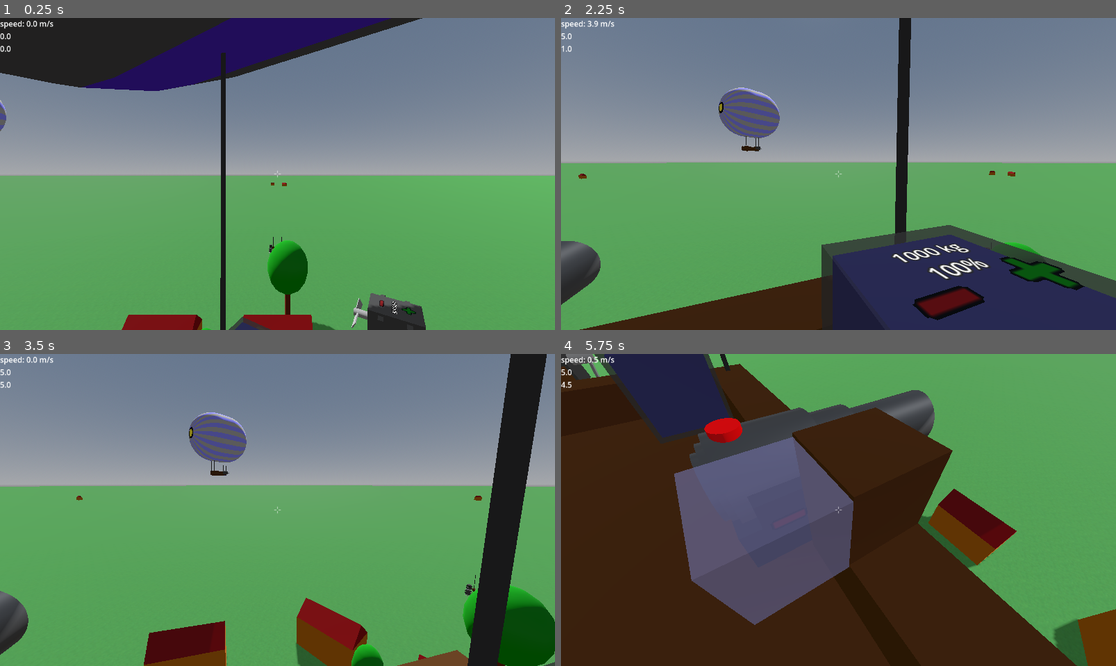
Above: before the commit, frames 1-4 (two rows, left to right).
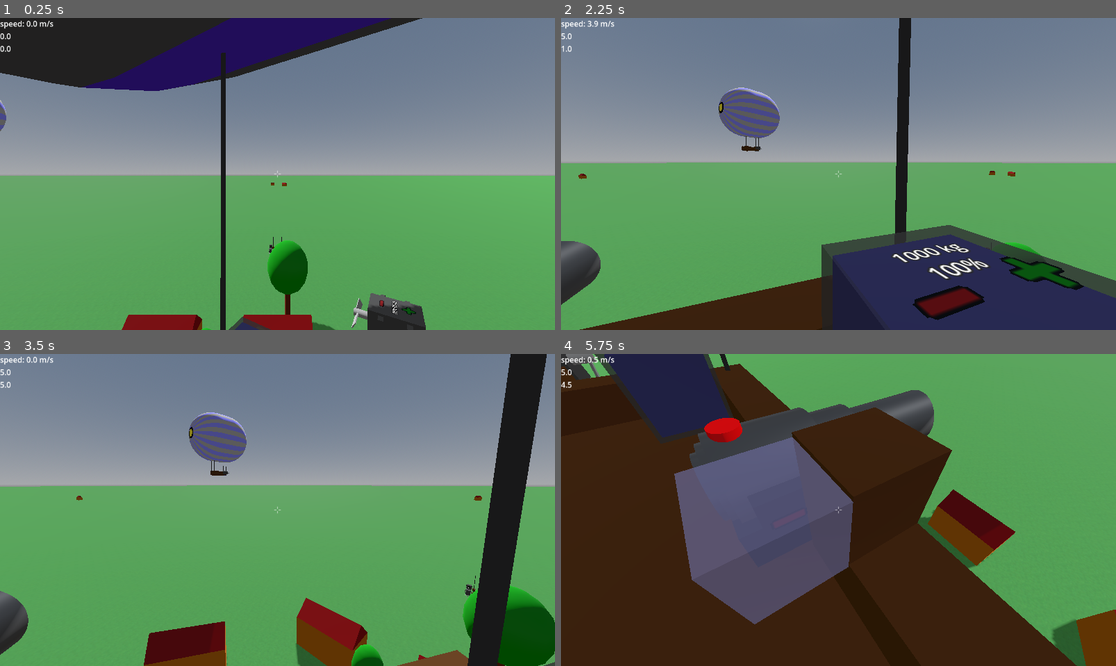
Above: after the commit, the same moments.

Repository: jmdejong/airships
Game: Godot game, scene res://scenes/world.tscn
Same seed, same stepped clock (60 frames per second), same inputs: the game is played once before the commit and once after it.
Inputs (mouse positions are in pixels of both pictures, inside the frame that each line leads up to):
- Up to frame 1 (0.25 s): no input
- Up to frame 2 (2.25 s): move the mouse to (960, 158) at 0.52 s; hold D (right) 0.53-1.28 s; click (960, 158) at 0.6 s; move the mouse to (810, 174) at 1.27 s; hold W (forwards) from 1.28 s (still down); tap Mouse wheel down (rotate_left) at 1.35 s; move the mouse to (849, 167) at 2.02 s; tap Mouse wheel up (rotate_right) at 2.1 s
- Up to frame 3 (3.5 s): keep holding W (forwards); move the mouse to (271, 516) at 2.77 s; tap Shift (sprint) at 2.85 s; click (271, 516) at 2.92 s
- Up to frame 4 (5.75 s): move the mouse to (877, 513) at 3.52 s; tap B (toggle_build) at 3.6 s; release W (forwards) at 4.25 s; drag from (1093, 391) to (755, 432) at 4.27 s; move the mouse to (844, 510) at 5.02 s; hold W (forwards) from 5.03 s (still down); click (844, 510) at 5.1 s

The runs differ from the first frame. In frame 1, less than 0.1% of the frame differs, in the area x 42-72%, y 16-96%; in frame 2, less than 0.1%; in frame 3, 0.1%; in frame 4, 0.5%, in the area x 1-100%, y 0-100%.

Commit message:
better thrust equation

Diff:
--- a/code/airship.gd
+++ b/code/airship.gd
@@ -4,6 +4,7 @@
 var displaced_volume: float
 var center_of_volume: Vector3
 var forces: Array[Force]
+const drag_coefficient: float = 0.5
 var drag_area_coefficient: float
 static var CompositeComponent = preload("res://scenes/components/composite.tscn")
 
@@ -25,7 +26,7 @@
 	self.mass = max(0.01, $Components.mass())
 	self.displaced_volume = $Components.displaced_volume()
 	self.forces = $Components.forces()
-	self.drag_area_coefficient = pow(self.displaced_volume, 2.0/3.0) * 2.0
+	self.drag_area_coefficient = pow(self.displaced_volume, 2.0/3.0) * drag_coefficient
 	set_shapes()
 	#prints("m:", mass, "v", displaced_volume, "d", self.drag_area_coefficient)
 	$CenterOfMassMarker.position = center_of_mass
@@ -44,9 +45,12 @@
 	var displaced_air_mass := displaced_volume * air_density
 	var weight := mass - displaced_air_mass
 	apply_force(-displaced_air_mass * Atmosphere.gravity_vec(), to_global(center_of_volume) - global_position)
-	for force: Force in forces:
-		var global_force: Force = force.transformed(global_transform)
-		apply_force(global_force.direction, global_force.pos - global_position)
+	for local_force: Force in forces:
+		if local_force.power == 0:
+			continue
+		var force: Force = local_force.transformed(global_transform)
+		var thrust = pow(force.power * force.power * 2 * 10 * Atmosphere.air_density(force.pos.y), 0.3333333333333)
+		apply_force(force.direction * thrust, force.pos - global_position)
 	# https://en.wikipedia.org/wiki/Drag_(physics)#The_drag_equation
 	var drag: float = 0.5 * air_density * linear_velocity.length_squared() * drag_area_coefficient
 	apply_central_force(-linear_velocity.normalized() * drag)
--- a/code/components/engine.gd
+++ b/code/components/engine.gd
@@ -3,15 +3,15 @@
 @export var power: float = 0.0:
 	set(value):
 		power = value
-		%StatusPanel.text = "%2.2f kN" % (power / 1000.0)
+		%StatusPanel.text = "%2.2f kW" % (power / 1000.0)
 		if power == 0:
 			%Rotor.rps = sign(%Rotor.rps) * 0.02
 		else:
 			%Rotor.rps = value / 500
 		changed.emit()
-var step: float = 500
-var max_power: float = 5000
-var min_power: float = -2000
+var step: float = 5000
+var max_power: float = 50000
+var min_power: float = -200000
 
 func _ready() -> void:
 	power = power
@@ -19,7 +19,7 @@
 	volume = 0.25
 
 func forces() -> Array[Force]:
-	return [Force.new(%Rotor.position, ($CenterOfMass.position-%Rotor.position).normalized() * power).transformed(transform)]
+	return [Force.new(%Rotor.position, ($CenterOfMass.position-%Rotor.position).normalized(),  power).transformed(transform)]
 
 func _on_less_pressed() -> void:
 	power = max(power - step, min_power)
--- a/code/records/force.gd
+++ b/code/records/force.gd
@@ -3,9 +3,12 @@
 
 var pos: Vector3
 var direction: Vector3
-func _init(pos: Vector3, direction: Vector3) -> void:
+var power: float
+
+func _init(pos: Vector3, direction: Vector3, power: float) -> void:
 	self.pos = pos
 	self.direction = direction
+	self.power = power
 
 func transformed(t: Transform3D) -> Force:
-	return Force.new(t * pos, t.basis.get_rotation_quaternion() * direction)
+	return Force.new(t * pos, t.basis.get_rotation_quaternion() * direction, power)
--- a/scenes/components/engine.tscn
+++ b/scenes/components/engine.tscn
@@ -53,7 +53,7 @@
 [sub_resource type="BoxShape3D" id="BoxShape3D_nhv66"]
 size = Vector3(0.1, 0.1, 1.1)
 
-[node name="EngineHor" type="Node3D"]
+[node name="Engine" type="Node3D"]
 script = ExtResource("1_rrhl7")
 
 [node name="CollisionShape3D" type="CollisionShape3D" parent="."]
--- a/scenes/ships/heli.tscn
+++ b/scenes/ships/heli.tscn
@@ -14,19 +14,15 @@
 
 [node name="EngineHor" parent="Components" index="2" instance=ExtResource("3_8vjui")]
 transform = Transform3D(-4.37114e-08, 1, 0, -1, -4.37114e-08, 0, 0, 0, 1, -2, 6, 1.5)
-power = 1000.0
 
 [node name="EngineHor2" parent="Components" index="3" instance=ExtResource("3_8vjui")]
 transform = Transform3D(-4.37114e-08, 1, 0, -1, -4.37114e-08, 0, 0, 0, 1, -2, 6, -2.5)
-power = 1000.0
 
 [node name="EngineHor3" parent="Components" index="4" instance=ExtResource("3_8vjui")]
 transform = Transform3D(4.37114e-08, -1, 8.74228e-08, -1, -4.37114e-08, 0, 3.82137e-15, -8.74228e-08, -1, 2, 6, -1.5)
-power = 1000.0
 
 [node name="EngineHor4" parent="Components" index="5" instance=ExtResource("3_8vjui")]
 transform = Transform3D(4.37114e-08, -1, 8.74228e-08, -1, -4.37114e-08, 0, 3.82137e-15, -8.74228e-08, -1, 2, 6, 2.5)
-power = 1000.0
 
 [node name="Cable" parent="Components" index="6" instance=ExtResource("4_2x7ye")]
 transform = Transform3D(1, 0, 0, 0, 1, 0, 0, 0, 1, -1.5, 0.5, 1)
